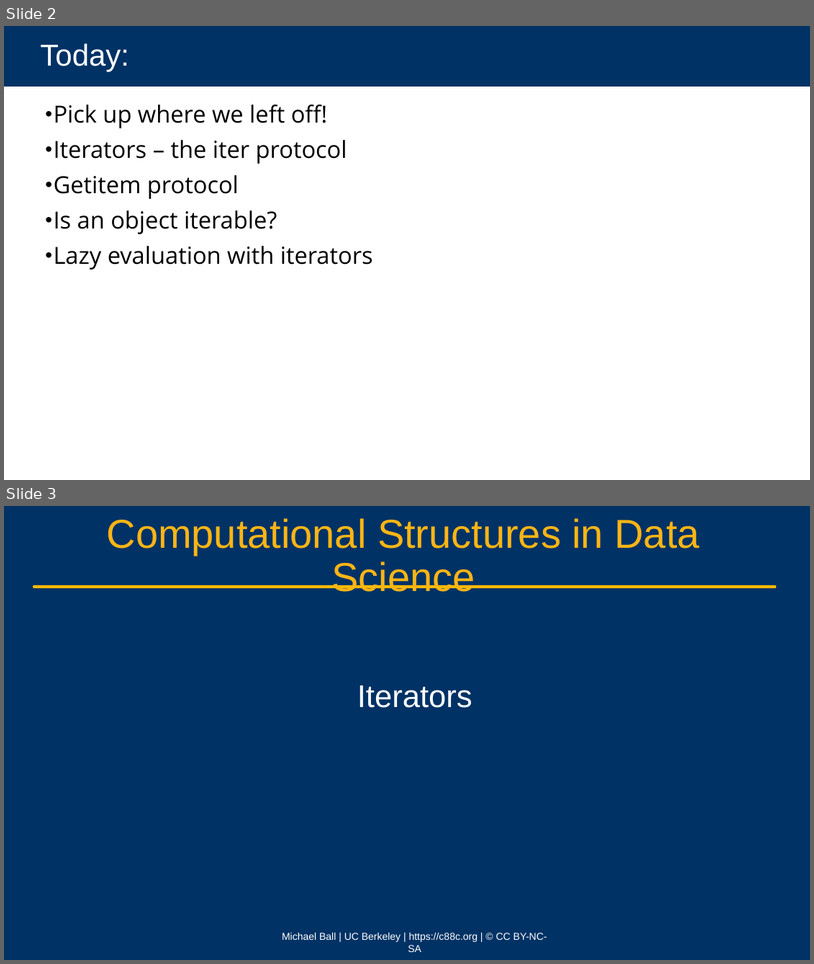
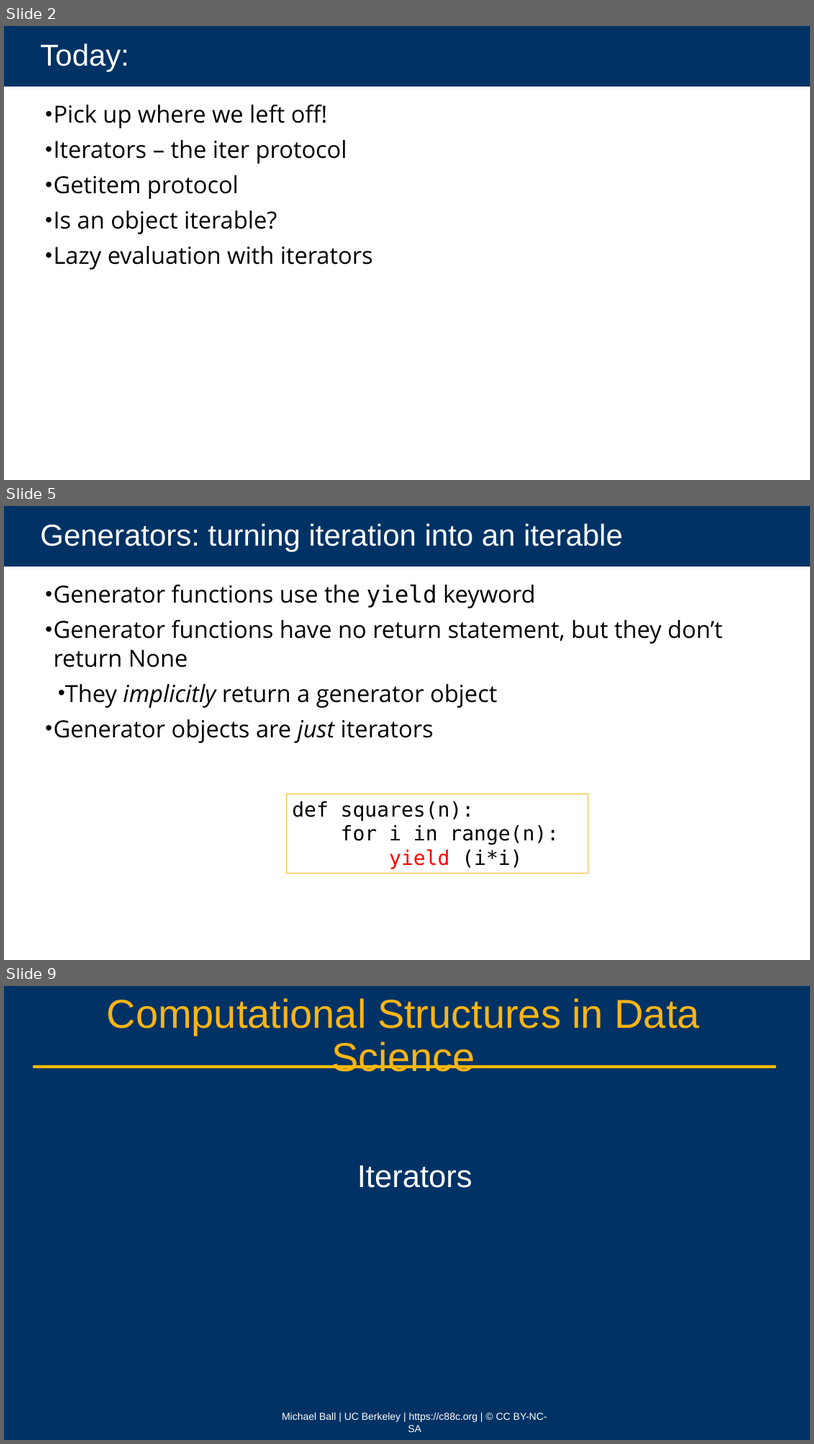
Before and after one commit to cs88-website/sp24, a slide deck: assets/slides/sp24/22-Iterators_II.pptx. Shown one above the other, each under a label of ours: slides 2 and 3 before the commit, slides 2, 5 and 9 after it; the slides between them are not shown. The pictures are 814x964 and 814x1444 pixels, drawn with LibreOffice and Linux fonts; fonts in the diff are those of the drawing; background and template pictures are left out. Boxes give left, top, right and bottom in pixels: in the first picture for what was removed or moved away, otherwise in the second. Text is boxed around its words. In the diff, an @@ line names an element or a change of style, - is before the commit and + after.

```diff
--- a/assets/slides/sp24/22-Iterators_II.pptx
+++ b/assets/slides/sp24/22-Iterators_II.pptx
@@ slide 5 added at (x1=4, y1=506, x2=810, y2=960), background #FFFFFF @@
@@ title added at (x1=4, y1=506, x2=810, y2=566), fill #003265, 36 pt, text #FFFFFF @@
+Generators: turning iteration into an iterable
@@ text added at (x1=54, y1=584, x2=723, y2=743), 28 pt, text #000000 @@
+• Generator functions use the yield keyword
+• Generator functions have no return statement, but they don’t return None
+  • They implicitly return a generator object
+• Generator objects are just iterators
@@ rectangle added at (x1=286, y1=793, x2=589, y2=872), outline #FCB515 0.75 pt, 24 pt, text #000000 @@
+def squares(n):
+for i in range(n):
+yield (i*i)
@@ what was slide 3 is now slide 9 @@
```
Also in this commit, not shown: 2 slides changed, 5 other slides added, 3 other files.
